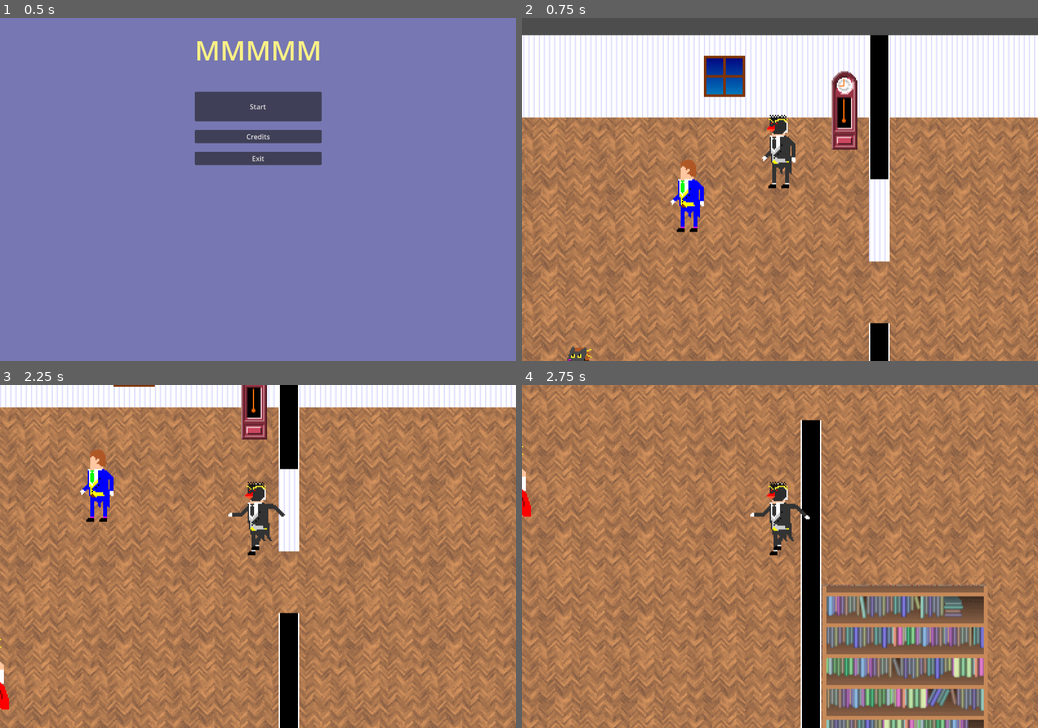
Above: before the commit, frames 1-4 (two rows, left to right).
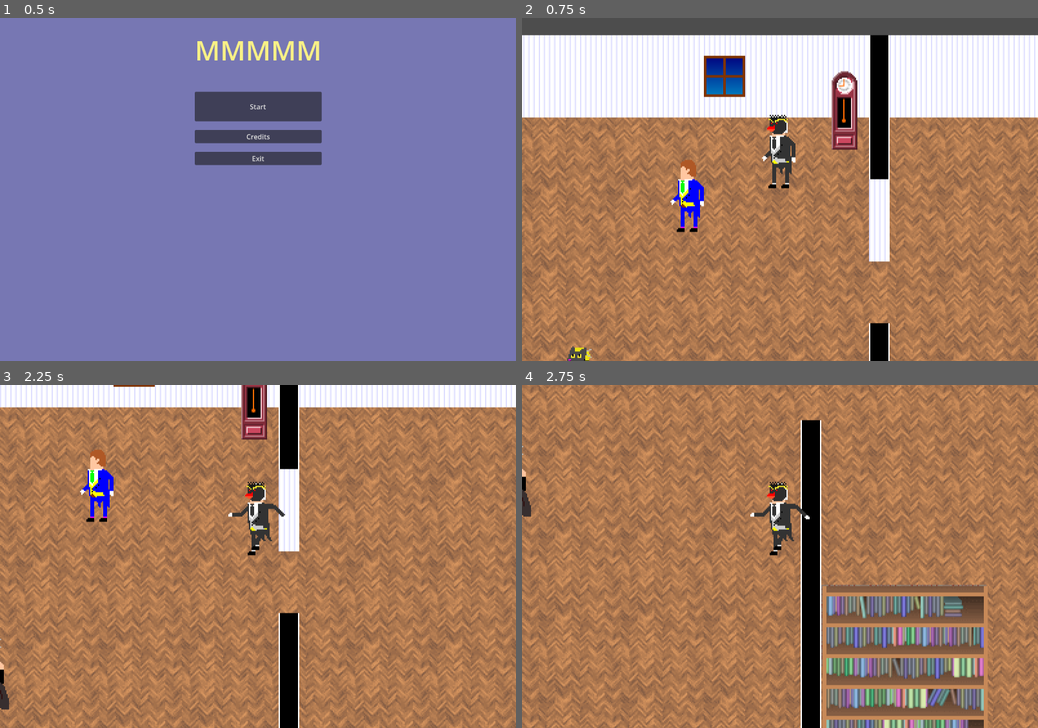
Above: after the commit, the same moments.

Repository: gartenschlaefer/mmmmm
Game: Godot game, scene res://scenes/mmmmm.tscn
Same seed, same stepped clock (60 frames per second), same inputs: the game is played once before the commit and once after it.
Inputs:
- Up to frame 1 (0.5 s): no input
- Up to frame 2 (0.75 s): click "Start" at 0.5 s
- Up to frame 3 (2.25 s): tap Enter at 1.25 s; hold D (right) 1.28-2.03 s; tap X (interact) at 1.35 s; hold S (down) from 2.03 s (still down); tap K (next_page) at 2.1 s
- Up to frame 4 (2.75 s): keep holding S (down)

Frame 1 is identical in both runs. In frame 2, less than 0.1% of the frame differs, in the area x 10-14%, y 96-100%; in frame 3, 0.1%, in the area x 0-2%, y 73-95%; in frame 4, 0.1%.

Commit message:
npc update mole, cat

Diff:
--- a/prefabs/character_frames/cat_frames.tres
+++ b/prefabs/character_frames/cat_frames.tres
@@ -1,6 +1,6 @@
-[gd_resource type="SpriteFrames" format=3 ]
+[gd_resource type="SpriteFrames" format=3 uid="uid://bglwfykms85ll"]
 
-[ext_resource type="Texture2D"  path="res://art/character/palettes/cat_palette.png" id="1_cs1c4"]
+[ext_resource type="Texture2D" uid="uid://cm2fxaupxrlvb" path="res://art/character/palettes/cat_palette.png" id="1_cs1c4"]
 
 [sub_resource type="AtlasTexture" id="AtlasTexture_mmosl"]
 atlas = ExtResource("1_cs1c4")
--- a/prefabs/npc_cat.tscn
+++ b/prefabs/npc_cat.tscn
@@ -2,7 +2,7 @@
 
 [ext_resource type="Script" path="res://scripts/guest_character.gd" id="1_qw0r0"]
 [ext_resource type="Resource" uid="uid://u0rkhe47ky0i" path="res://prefabs/dialogues/dialogue_cat.tres" id="2_r76vh"]
-[ext_resource type="SpriteFrames" uid="uid://cl8mv3d5v28ch" path="res://prefabs/lady_frames.tres" id="3_qw0r0"]
+[ext_resource type="SpriteFrames" path="res://prefabs/character_frames/cat_frames.tres" id="3_r76vh"]
 [ext_resource type="Texture2D" uid="uid://c8vf6bm5kfil5" path="res://art/character/masks/cat.png" id="4_q63po"]
 [ext_resource type="Texture2D" uid="uid://b4yvg2aa1mv31" path="res://art/character/rufzeichen.png" id="5_6451o"]
 
@@ -18,10 +18,9 @@
 
 [node name="lady_frames" type="AnimatedSprite2D" parent="." unique_id=649970924]
 position = Vector2(0, -32)
-sprite_frames = ExtResource("3_qw0r0")
+sprite_frames = ExtResource("3_r76vh")
 animation = &"idle"
 autoplay = "idle"
-frame_progress = 0.019455615
 
 [node name="mask" type="Sprite2D" parent="." unique_id=904042948]
 texture_filter = 1
--- a/prefabs/npc_mole.tscn
+++ b/prefabs/npc_mole.tscn
@@ -2,7 +2,7 @@
 
 [ext_resource type="Script" path="res://scripts/guest_character.gd" id="1_l0ssq"]
 [ext_resource type="Resource" uid="uid://dlob34f5cn2uq" path="res://prefabs/dialogues/dialogue_mole.tres" id="2_opw8q"]
-[ext_resource type="SpriteFrames" uid="uid://2vq20xxbf4mb" path="res://prefabs/gentle_frames.tres" id="3_opw8q"]
+[ext_resource type="SpriteFrames" uid="uid://dprw7msp1rsjl" path="res://prefabs/character_frames/mole_frames.tres" id="3_k7xw6"]
 [ext_resource type="Texture2D" uid="uid://dx2t1w5kj6ewe" path="res://art/character/masks/mole.png" id="4_gojv5"]
 [ext_resource type="Texture2D" uid="uid://b4yvg2aa1mv31" path="res://art/character/rufzeichen.png" id="5_gojv5"]
 
@@ -19,10 +19,9 @@
 [node name="gentleman" type="AnimatedSprite2D" parent="." unique_id=1398371554]
 texture_filter = 1
 position = Vector2(0, -32)
-sprite_frames = ExtResource("3_opw8q")
+sprite_frames = ExtResource("3_k7xw6")
 animation = &"idle"
 autoplay = "idle"
-frame_progress = 0.1220202
 
 [node name="mask" type="Sprite2D" parent="." unique_id=904042948]
 texture_filter = 1
--- a/scenes/testing/npc_test.tscn
+++ b/scenes/testing/npc_test.tscn
@@ -8,8 +8,8 @@
 [ext_resource type="Texture2D" uid="uid://bmc10csdeqabk" path="res://art/interior/wall_above.png" id="6_a78q3"]
 [ext_resource type="Texture2D" uid="uid://dxark1dk65mir" path="res://art/interior/pendulum clock.png" id="7_fl01n"]
 [ext_resource type="PackedScene" uid="uid://df8xv1nmmg3vu" path="res://scenes/DetectiveCharacter.tscn" id="8_plvdy"]
-[ext_resource type="PackedScene" uid="uid://dlgl3qabvhmwf" path="res://prefabs/npc_lady.tscn" id="9_k73x7"]
-[ext_resource type="PackedScene" uid="uid://b8wj2vua6qjrj" path="res://prefabs/npc_gentleman.tscn" id="10_kncfx"]
+[ext_resource type="PackedScene" uid="uid://dlgl3qabvhmwf" path="res://prefabs/not_relevant/npc_lady.tscn" id="9_k73x7"]
+[ext_resource type="PackedScene" uid="uid://b8wj2vua6qjrj" path="res://prefabs/not_relevant/npc_gentleman.tscn" id="10_kncfx"]
 [ext_resource type="PackedScene" uid="uid://d1egntrdxqk80" path="res://prefabs/dead_mouse.tscn" id="11_kncfx"]
 
 [sub_resource type="TileSetAtlasSource" id="TileSetAtlasSource_wvpsb"]
Renamed: prefabs/npc_gentleman.tscn -> prefabs/not_relevant/npc_gentleman.tscn
Renamed: prefabs/npc_lady.tscn -> prefabs/not_relevant/npc_lady.tscn
